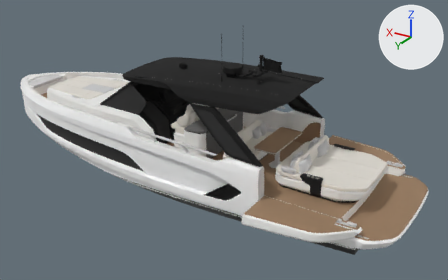
The glTF model public/models/k43.glb as it was, and as the next commit left it.
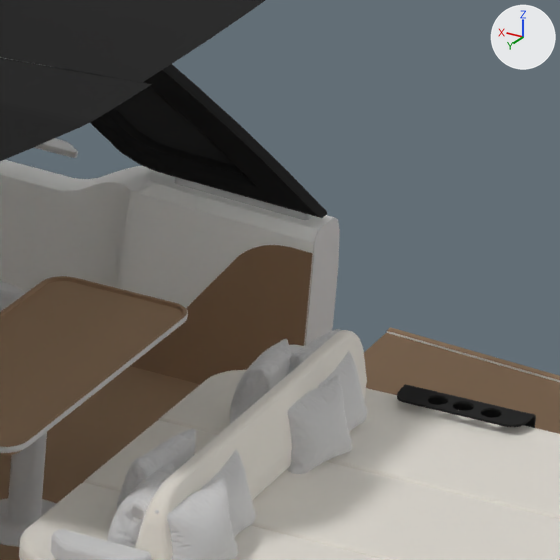
Each version is shown whole from a 50 mm camera at (-3.74, 13.81, 8.7) aimed at (4.7, -0.26, 1.67), then close up on the part from 61% to 80% of the width and 30% to 61% of the height. The lights are fixed; the arrows at upper right show +X, +Y and +Z. The last two pictures show the newer version. Where no turn or scale is listed for an object, it has been applied to the vertices. Vertices at exactly the same position are counted once.

The first close-up shows 'almohadon', 'cromo', 'cubierta', 'negro', 'tapizado', 'teca', 'teca@estribor', 'vidrios' and 1 more.
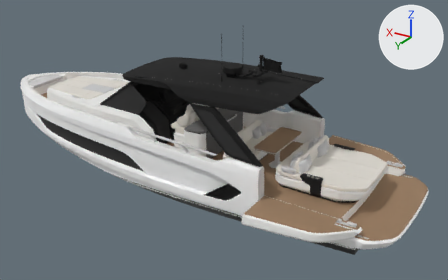
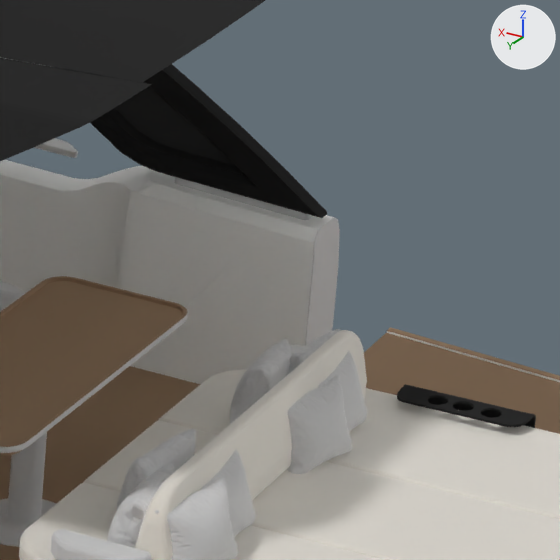
Where the change shows, as pixel boxes (x1, y1, x2, y2) in the close-ups (560 x 560 px):
part 1 of me_cubierta, added
    after: (130, 245, 312, 384)
part 2 of me_teca, deleted (beige)
    before: (130, 245, 312, 384)

What changed in the scene script:
```text
Change me_cubierta:
    used by ob_cubierta; location = (6.03, 0.0, 2.376)
    remove me_cubierta.from_pydata(...)  # 19267 vertices, 31777 faces; spans x -6.2..6.2, y -2.06..2.06, z -1.28..1.28
    add me_cubierta.from_pydata(...)  # 19293 vertices, 31778 faces; spans x -6.2..6.2, y -2.06..2.06, z -1.28..1.28
    me_cubierta part 1: a new loose piece of 31 vertices spanning x -3.66..-2.84, y -1.74..-1.69, z -0.96..-0.23, in mat_cubierta (white #f9f9f8)
    other edits to the shape of me_cubierta do not show in these pictures
Change me_teca:
    used by ob_teca; location = (5.162, 0.0, 1.645)
    remove me_teca.from_pydata(...)  # 3584 vertices, 5597 faces; spans x -6.1..6.1, y -1.95..1.95, z -0.55..0.55
    add me_teca.from_pydata(...)  # 3476 vertices, 5481 faces; spans x -6.1..6.1, y -1.95..1.95, z -0.55..0.55
    me_teca part 2: the loose piece of 54 vertices spanning x -2.79..-1.97, y -1.74..-1.69, z -0.23..0.5 is deleted
    other edits to the shape of me_teca do not show in these pictures
```
